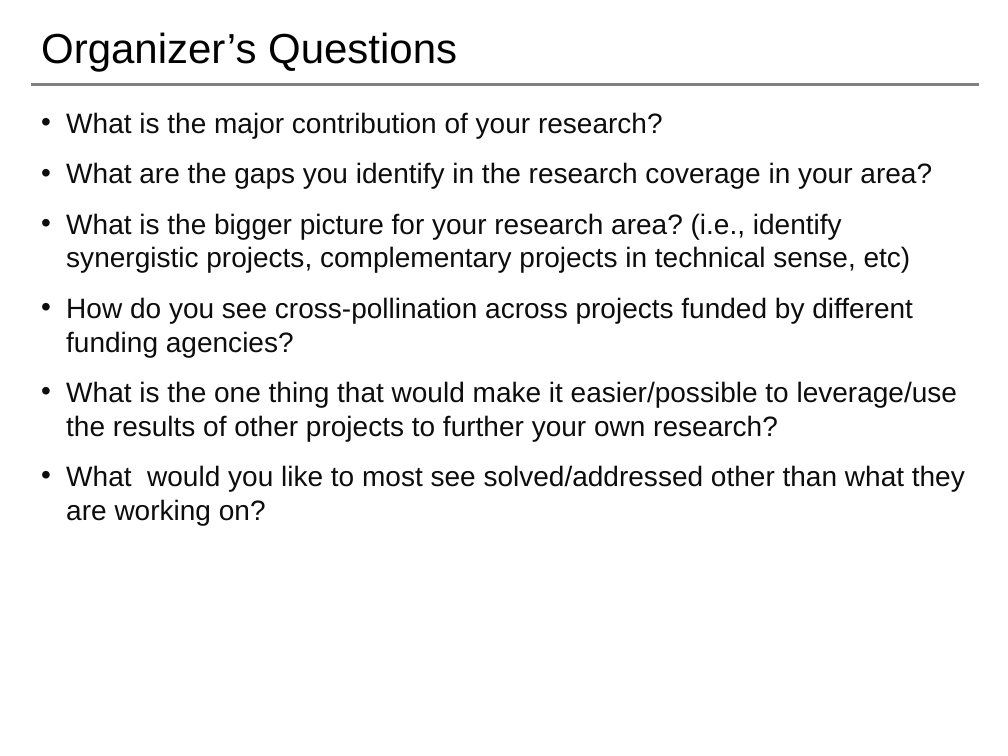
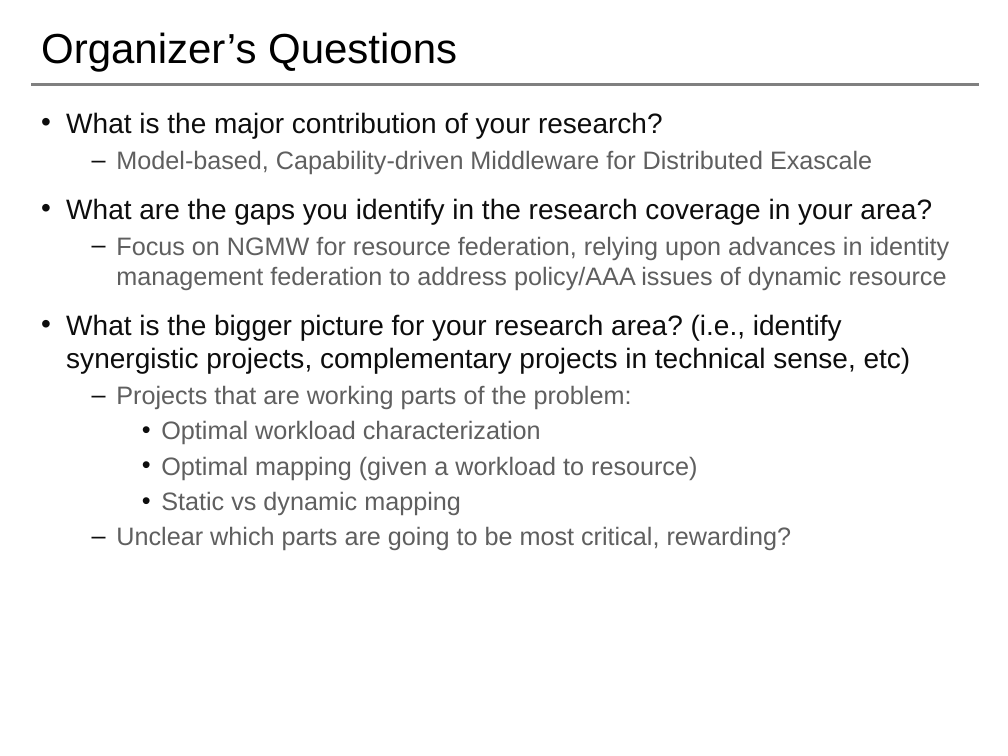
Before and after one commit to saga-project/NGMW, a slide deck: slide 22 of presentations/radical-modsim.pptx (slide 23 before the commit). Drawn at 1008x756 pixels with LibreOffice and Linux fonts; fonts in the diff are those of the drawing; background and template pictures are left out. Boxes give left, top, right and bottom in pixels: in the first picture for what was removed or moved away, otherwise in the second. Text is boxed around its words. In the diff, an @@ line names an element or a change of style, - is before the commit and + after.

```diff
--- a/presentations/radical-modsim.pptx
+++ b/presentations/radical-modsim.pptx
@@ text at (116,150,872,174): paragraph added @@
+  – Model-based, Capability-driven Middleware for Distributed Exascale
@@ text at (116,236,950,290): paragraph added @@
+  – Focus on NGMW for resource federation, relying upon advances in identity management federation to address policy/AAA issues of dynamic resource
@@ text at (116,385,792,550): text changed; size 20 to 18 pt; text colour #0D0D0D to #5F5F5F @@
-• How do you see cross-pollination across projects funded by different funding agencies?
-• What is the one thing that would make it easier/possible to leverage/use the results of other projects to further your own research?
-• What would you like to most see solved/addressed other than what they are working on?
+  – Projects that are working parts of the problem:
+    • Optimal workload characterization
+    • Optimal mapping (given a workload to resource)
+    • Static vs dynamic mapping
+  – Unclear which parts are going to be most critical, rewarding?
```
Also in this commit, not shown: 3 other slides changed, 1 slide added.
